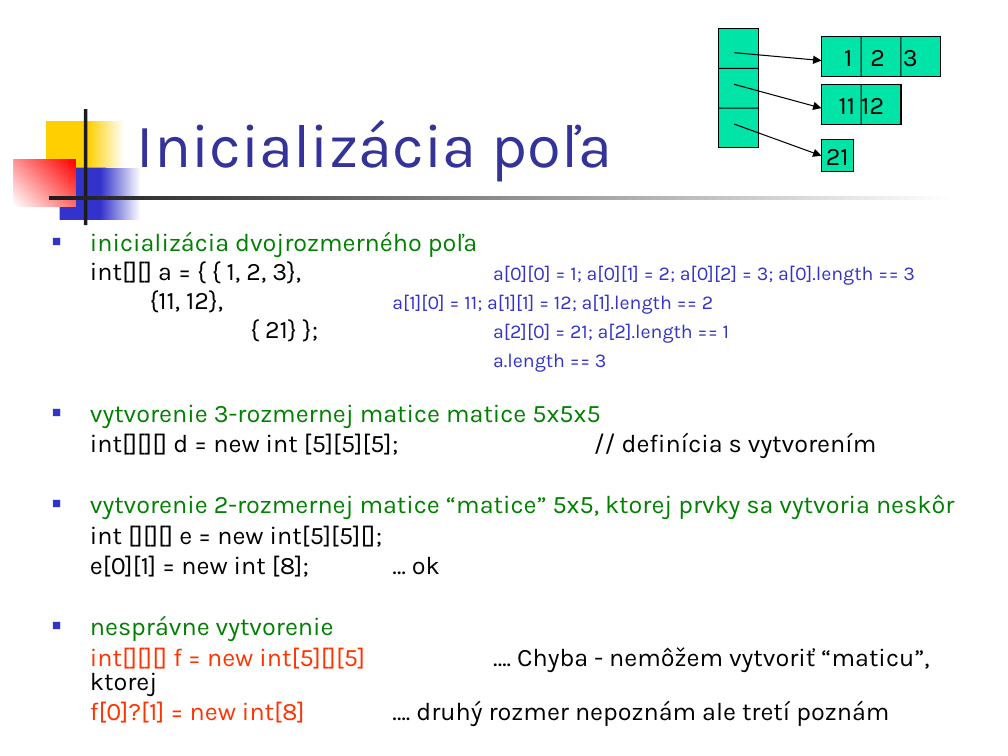
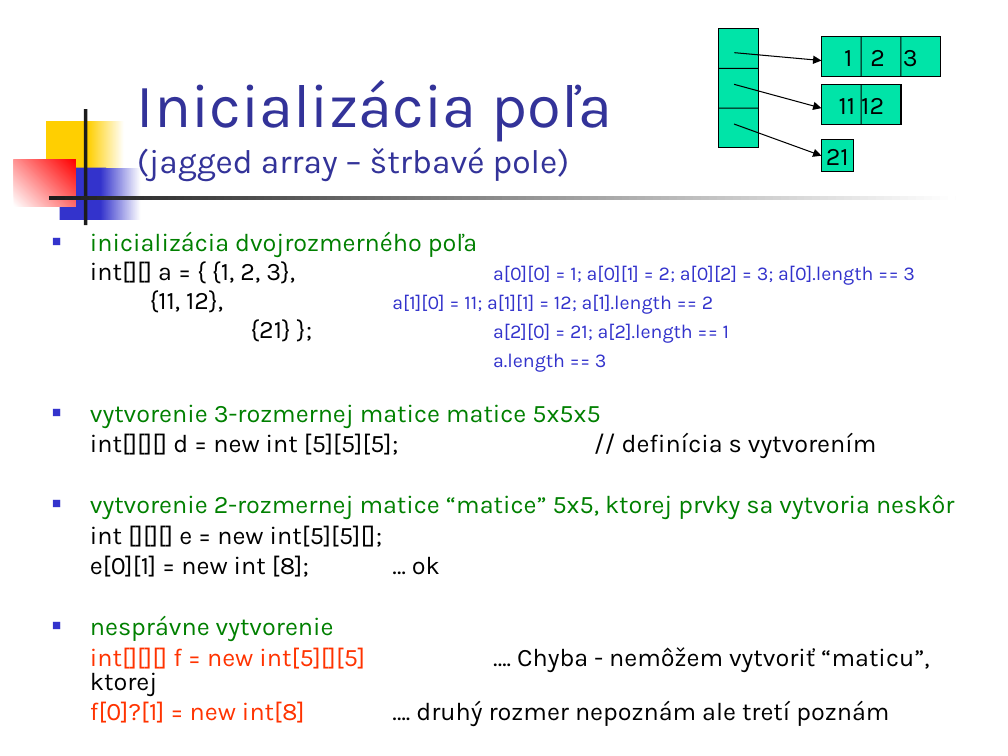
Before and after one commit to Programovanie4/Prednasky, a slide deck: slide 35 of 02/02_java.ppt (slide 34 before the commit). Drawn at 1008x756 pixels with LibreOffice and Linux fonts; fonts in the diff are those of the drawing. Boxes give left, top, right and bottom in pixels: in the first picture for what was removed or moved away, otherwise in the second. Text is boxed around its words. In the diff, an @@ line names an element or a change of style, - is before the commit and + after.

```diff
--- a/02/02_java.ppt
+++ b/02/02_java.ppt
@@ title at [137, 80, 612, 181]: text changed; size 44 to 24 pt @@
-Inicializácia poľa
+Inicializácia poľa
+(jagged array – štrbavé pole)
@@ text at [90, 261, 915, 285]: spaces changed @@
-int[][] a = { { 1, 2, 3}, a[0][0] = 1; a[0][1] = 2; a[0][2] = 3; a[0].length == 3
+int[][] a = { {1, 2, 3}, a[0][0] = 1; a[0][1] = 2; a[0][2] = 3; a[0].length == 3
@@ text at [250, 319, 729, 343]: spaces changed @@
-{ 21} }; a[2][0] = 21; a[2].length == 1
+{21} }; a[2][0] = 21; a[2].length == 1
```
Also in this commit, not shown: 6 other slides changed, 2 slides added, 9 other files.
